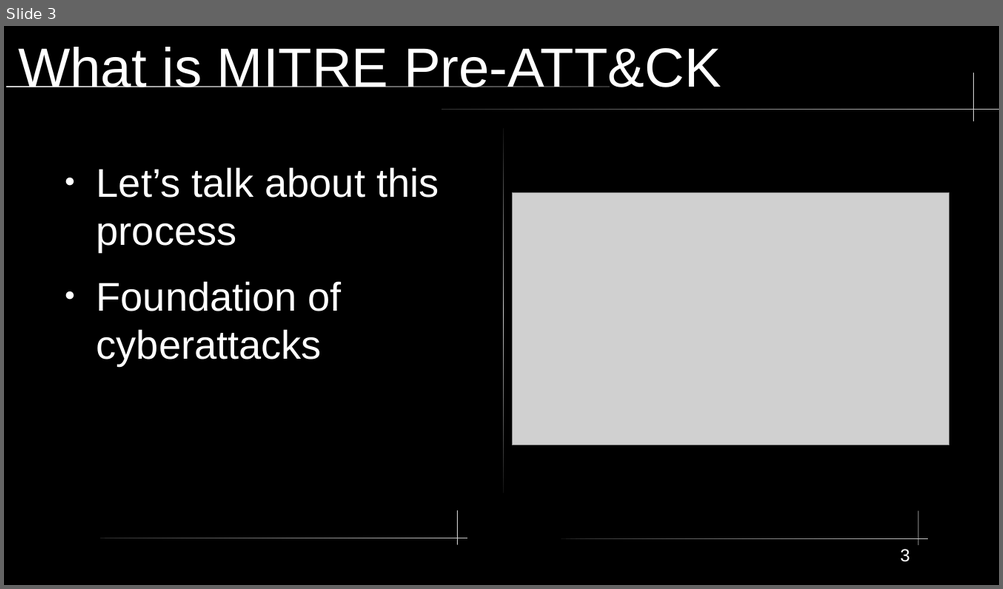
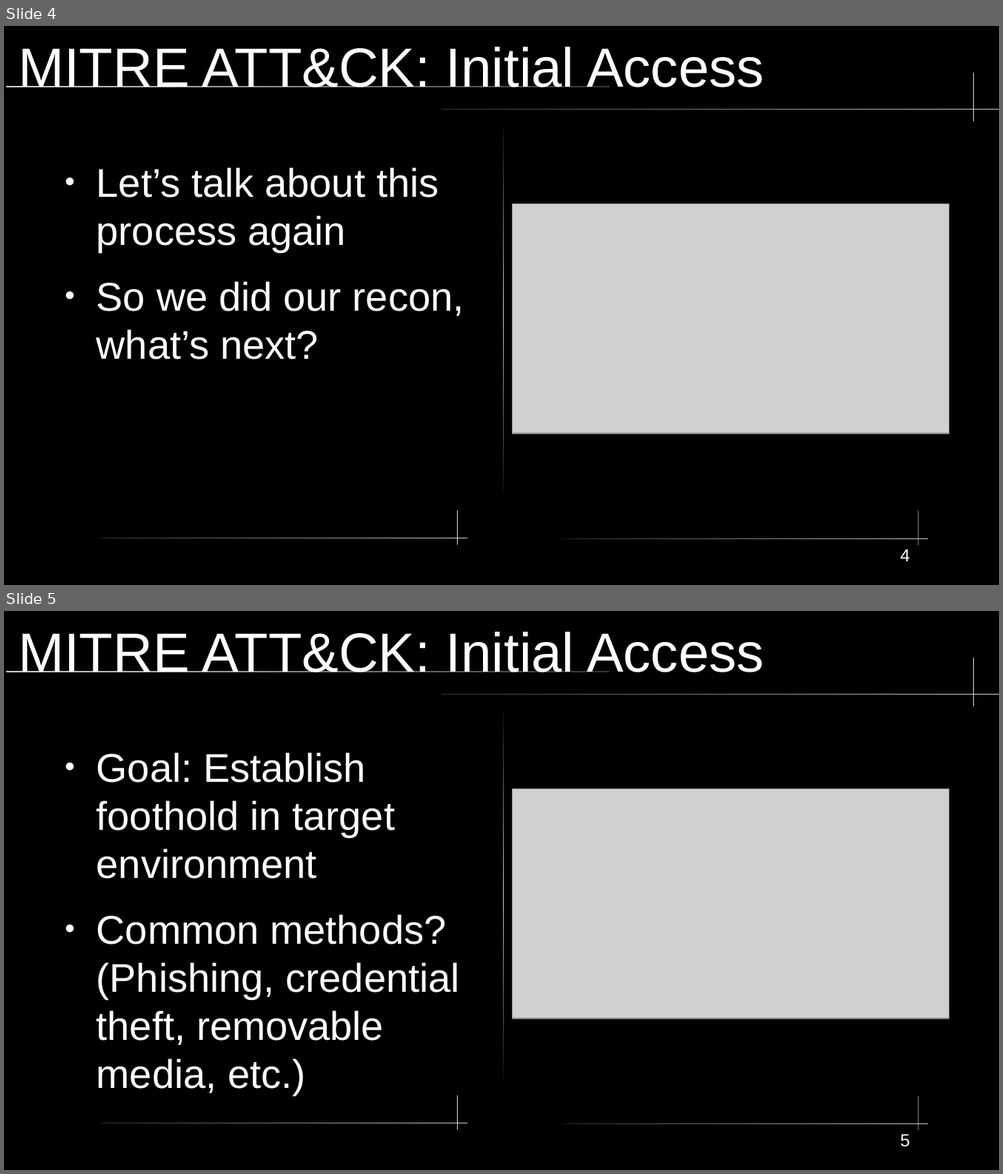
Before and after one commit to xXxSpicyBoiiixXx/COMPSFI-212, a slide deck: Cyber-Chapters/Chapter-2/Chapter2.odp. Shown one above the other, each under a label of ours: slide 3 before the commit, slides 4 and 5 after it. The pictures are 1003x589 and 1003x1174 pixels, drawn with LibreOffice and Linux fonts; fonts in the diff are those of the drawing; grey boxes stand for pictures. Boxes give left, top, right and bottom in pixels: in the first picture for what was removed or moved away, otherwise in the second. Text is boxed around its words. In the diff, an @@ line names an element or a change of style, - is before the commit and + after.

```diff
--- a/Cyber-Chapters/Chapter-2/Chapter2.odp
+++ b/Cyber-Chapters/Chapter-2/Chapter2.odp
@@ slide 5 added at (4, 611, 999, 1170), background #000000; not listed: 8 template elements that a slide beside it also shows @@
@@ title added at (18, 632, 764, 672), 44 pt, text #FFFFFF @@
+MITRE ATT&CK: Initial Access
@@ text added at (96, 752, 460, 1095), 32 pt, text #FFFFFF @@
+● Goal: Establish foothold in target environment
+● Common methods? (Phishing, credential theft, removable media, etc.)
@@ picture added at (512, 789, 949, 1019) @@
@@ page number added at (900, 1134, 910, 1147), 14 pt, text #FFFFFF @@
+5
@@ what was slide 3 is now slide 4 @@
@@ slide 4 changed as well @@
@@ title at (18, 47, 764, 87): text changed @@
-What is MITRE Pre-ATT&CK
+MITRE ATT&CK: Initial Access
@@ text at (96, 167, 464, 360): text changed @@
-● Let’s talk about this process
-● Foundation of cyberattacks
+● Let’s talk about this process again
+● So we did our recon, what’s next?
@@ picture: place and size @@
-picture at (512, 193, 949, 446)
+picture at (512, 204, 949, 434)
@@ page number at (900, 549, 910, 562): text changed @@
-3
+4
```
Also in this commit, not shown: 1 other slide changed, 15 other slides added, 19 slides removed, 10 other files.
